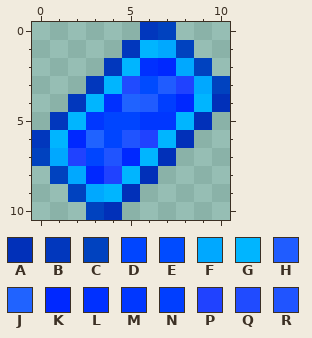
One commit to this pixel-art sprite: Items/WildcardLicenseItem.png. Above is the file before it was changed.
The file is 22x22 pixels, drawn in blocks of 2x2; one block is one cell here. Colours within 5 levels of each other are drawn and written as one.
Palette (. is transparent): A #002fb9fe  B #0036bdfd  C #0042bf  D #0045ff  E #004bff  F #00a8ff  G #00b5ff  H #205cff  J #2063ff  K #0028ff  L #0030ff  M #0037ff  N #003eff  P #2042ff  Q #204bff  R #2054ff
Pixels before, first column x 0:
 0 ......BC...
 1 .....BGFC..
 2 ....BGLKFC.
 3 ...BGQEHPFC
 4 ..BGLJHNKGA
 5 .BGMDDMMGA.
 6 BGKJDRPGA..
 7 CFPDRKGA...
 8 .CFKPGA....
 9 ..CFGA.....
10 ...CA......
The result:
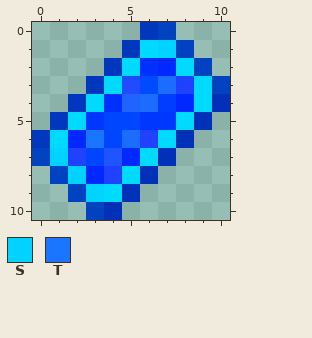
Colours new in this view: S #00d3ff  T #1b76ff
Commit: v2.0.0 * Implemented wildcard licenses
Diff:
{"colour":"G","old":"#00b5ff","new":"#00daff"}
{"colour":"H","old":"#205cff","new":"#1b6cff"}
{"y":1,"x":7,"old":"F","new":"S"}
{"y":2,"x":8,"old":"F","new":"G"}
{"y":3,"x":9,"old":"F","new":"G"}
{"y":6,"x":3,"old":"J","new":"T"}
{"y":6,"x":5,"old":"R","new":"H"}
{"y":7,"x":1,"old":"F","new":"S"}
{"y":8,"x":2,"old":"F","new":"S"}
{"y":9,"x":3,"old":"F","new":"S"}
{"label":"changed","picture_box":[50,40,212,202]}
